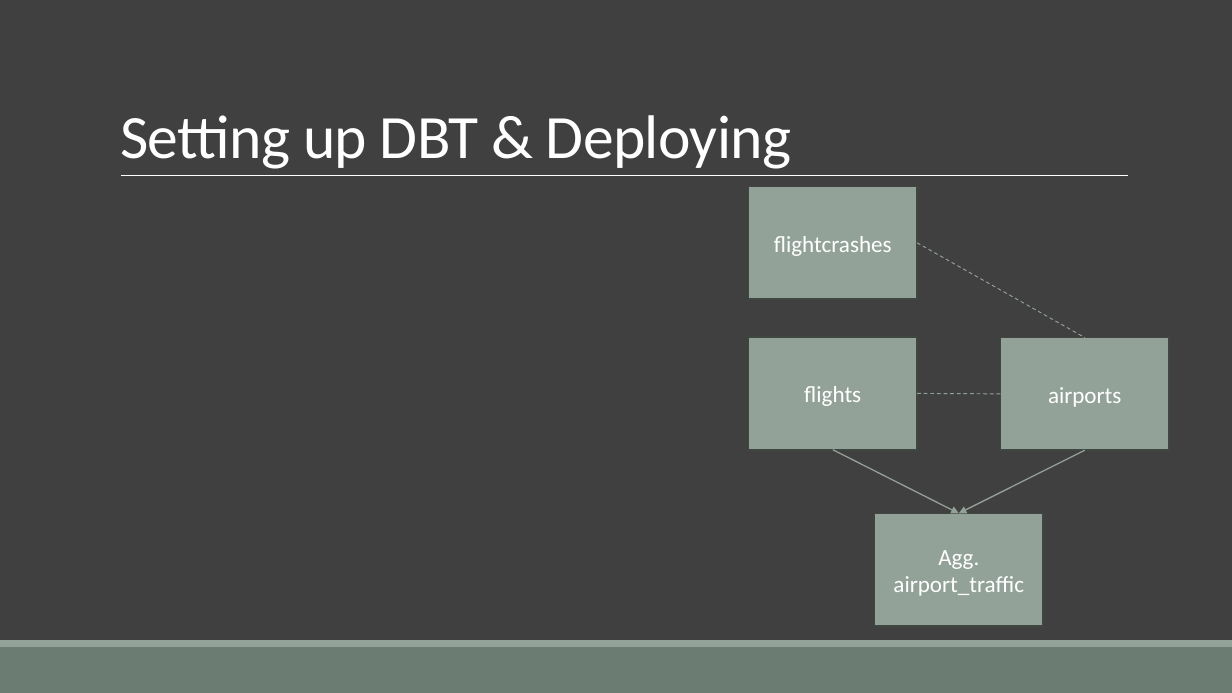
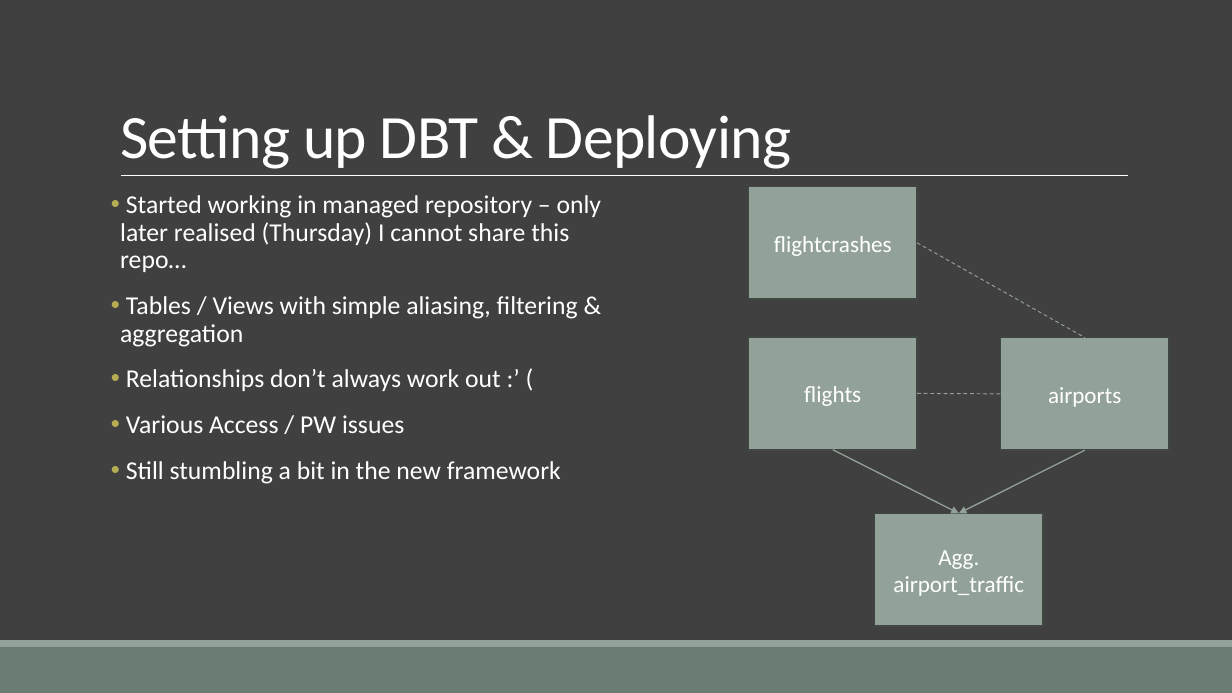
Before and after one commit to Mie-Jonasson/Snowflake_DBT, a slide deck: slide 6 of Flights-Presentation.pptx. Drawn at 1232x693 pixels with LibreOffice and Linux fonts; fonts in the diff are those of the drawing. Boxes give left, top, right and bottom in pixels: in the first picture for what was removed or moved away, otherwise in the second. Text is boxed around its words. In the diff, an @@ line names an element or a change of style, - is before the commit and + after.

```diff
--- a/Flights-Presentation.pptx
+++ b/Flights-Presentation.pptx
@@ text added at (120, 195, 602, 484), 20 pt, text #FFFFFF @@
+• Started working in managed repository – only later realised (Thursday) I cannot share this repo…
+• Tables / Views with simple aliasing, filtering & aggregation
+• Relationships don’t always work out :’ (
+• Various Access / PW issues
+• Still stumbling a bit in the new framework
```
Also in this commit, not shown: 1 other slide changed.
